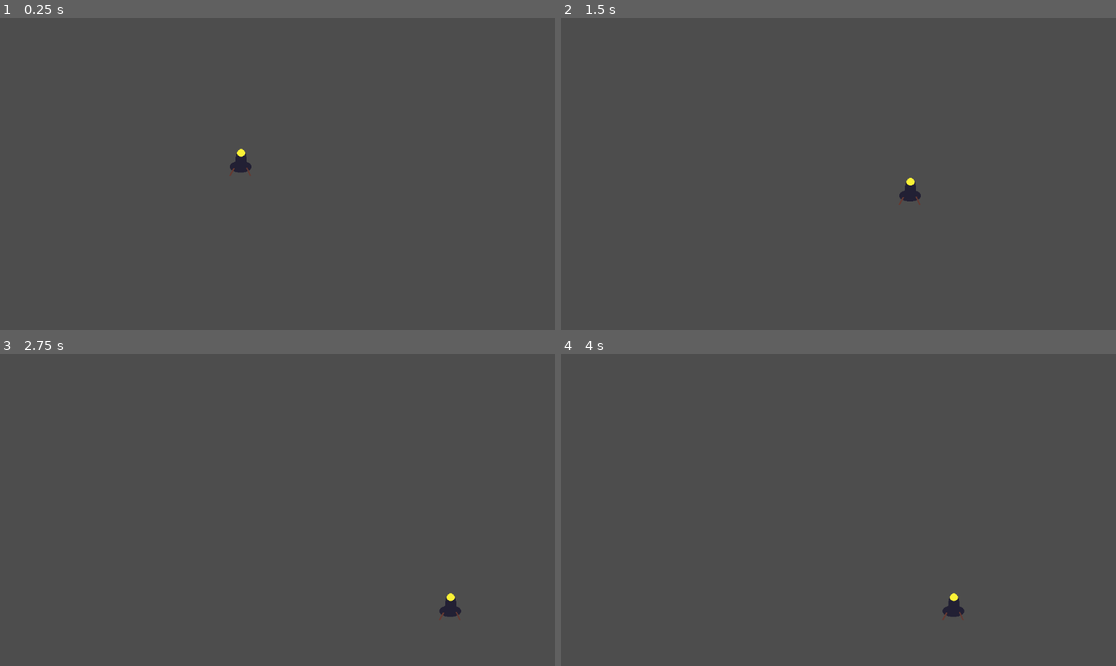
Above: before the commit, frames 1-4 (two rows, left to right).
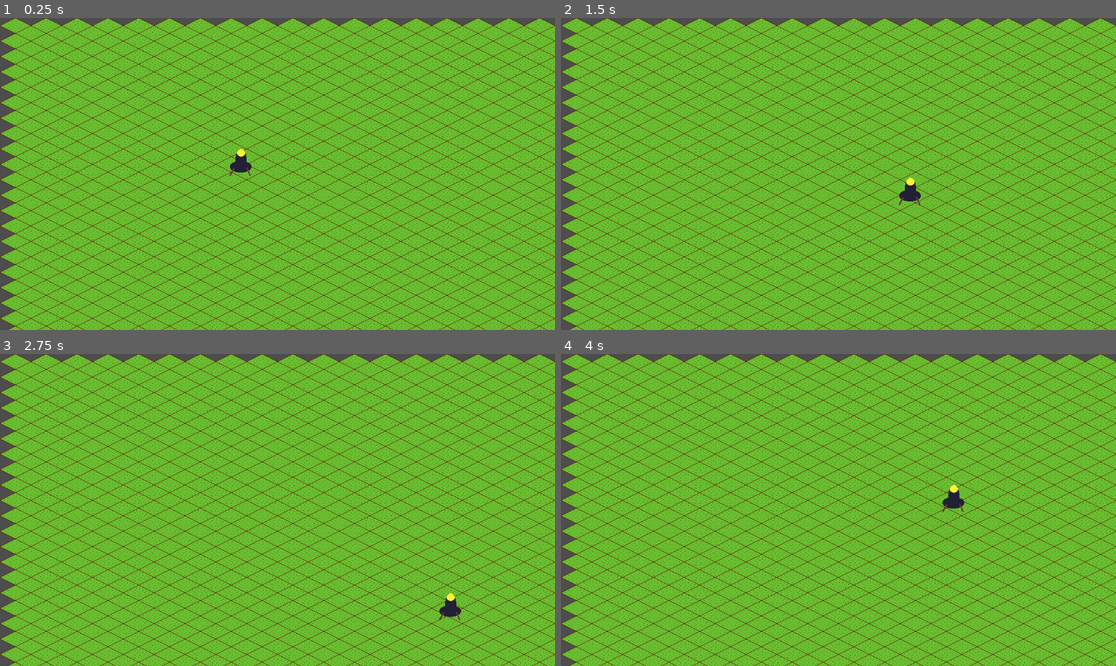
Above: after the commit, the same moments.

Repository: emersonh16/drifterz
Game: Godot game, scene res://src/world.tscn
Two runs of this game, one before a commit and one after it. Both use one fixed random seed, a clock stepped at 60 frames per second and the inputs below.
Inputs:
- Up to frame 1 (0.25 s): no input
- Up to frame 2 (1.5 s): tap Enter at 0.5 s; hold Right (ui_right) 0.53-1.28 s; hold Down (ui_down) from 1.28 s (still down)
- Up to frame 3 (2.75 s): release Down (ui_down) at 2.03 s; hold Right (ui_right) from 2.03 s (still down)
- Up to frame 4 (4 s): release Right (ui_right) at 2.78 s; hold W (ui_up, bound only after the commit) 2.78-3.53 s; hold Left (ui_left) from 3.53 s (still down)

The runs differ from the first frame. In frame 1, 97% of the frame differs, in the area x 0-100%, y 0-100%; in frame 2, 97%; in frame 3, 97%; in frame 4, 98%.

Commit message:
i will always try

Diff:
--- /dev/null
+++ b/World.gd
@@ -0,0 +1,10 @@
+extends Node2D
+
+@onready var world_grid: TileMapLayer = $WorldGrid
+
+func _ready() -> void:
+	# This loops through a 20x20 area and places your ground tile
+	for x in range(80):
+		for y in range(80):
+			# Parameters: (Grid Coordinates, Source ID, Atlas Coordinates)
+			world_grid.set_cell(Vector2i(x, y), 0, Vector2i(0, 0))
--- a/project.godot
+++ b/project.godot
@@ -13,3 +13,41 @@
 config/name="DRIFTERZ"
 run/main_scene="uid://c3cggfyf14ghj"
 config/features=PackedStringArray("4.5", "Forward Plus")
+
+[autoload]
+
+SignalBus="*res://src/core/SignalBus.gd"
+
+[input]
+
+ui_left={
+"deadzone": 0.5,
+"events": [Object(InputEventKey,"resource_local_to_scene":false,"resource_name":"","device":0,"window_id":0,"alt_pressed":false,"shift_pressed":false,"ctrl_pressed":false,"meta_pressed":false,"pressed":false,"keycode":4194319,"physical_keycode":0,"key_label":0,"unicode":0,"location":0,"echo":false,"script":null)
+, Object(InputEventJoypadButton,"resource_local_to_scene":false,"resource_name":"","device":0,"button_index":13,"pressure":0.0,"pressed":false,"script":null)
+, Object(InputEventJoypadMotion,"resource_local_to_scene":false,"resource_name":"","device":0,"axis":0,"axis_value":-1.0,"script":null)
+, Object(InputEventKey,"resource_local_to_scene":false,"resource_name":"","device":-1,"window_id":0,"alt_pressed":false,"shift_pressed":false,"ctrl_pressed":false,"meta_pressed":false,"pressed":false,"keycode":0,"physical_keycode":65,"key_label":0,"unicode":97,"location":0,"echo":false,"script":null)
+]
+}
+ui_right={
+"deadzone": 0.5,
+"events": [Object(InputEventKey,"resource_local_to_scene":false,"resource_name":"","device":0,"window_id":0,"alt_pressed":false,"shift_pressed":false,"ctrl_pressed":false,"meta_pressed":false,"pressed":false,"keycode":4194321,"physical_keycode":0,"key_label":0,"unicode":0,"location":0,"echo":false,"script":null)
+, Object(InputEventJoypadButton,"resource_local_to_scene":false,"resource_name":"","device":0,"button_index":14,"pressure":0.0,"pressed":false,"script":null)
+, Object(InputEventJoypadMotion,"resource_local_to_scene":false,"resource_name":"","device":0,"axis":0,"axis_value":1.0,"script":null)
+, Object(InputEventKey,"resource_local_to_scene":false,"resource_name":"","device":-1,"window_id":0,"alt_pressed":false,"shift_pressed":false,"ctrl_pressed":false,"meta_pressed":false,"pressed":false,"keycode":0,"physical_keycode":68,"key_label":0,"unicode":100,"location":0,"echo":false,"script":null)
+]
+}
+ui_up={
+"deadzone": 0.5,
+"events": [Object(InputEventJoypadButton,"resource_local_to_scene":false,"resource_name":"","device":0,"button_index":11,"pressure":0.0,"pressed":false,"script":null)
+, Object(InputEventJoypadMotion,"resource_local_to_scene":false,"resource_name":"","device":0,"axis":1,"axis_value":-1.0,"script":null)
+, Object(InputEventKey,"resource_local_to_scene":false,"resource_name":"","device":-1,"window_id":0,"alt_pressed":false,"shift_pressed":false,"ctrl_pressed":false,"meta_pressed":false,"pressed":false,"keycode":0,"physical_keycode":87,"key_label":0,"unicode":119,"location":0,"echo":false,"script":null)
+]
+}
+ui_down={
+"deadzone": 0.5,
+"events": [Object(InputEventKey,"resource_local_to_scene":false,"resource_name":"","device":0,"window_id":0,"alt_pressed":false,"shift_pressed":false,"ctrl_pressed":false,"meta_pressed":false,"pressed":false,"keycode":4194322,"physical_keycode":0,"key_label":0,"unicode":0,"location":0,"echo":false,"script":null)
+, Object(InputEventJoypadButton,"resource_local_to_scene":false,"resource_name":"","device":0,"button_index":12,"pressure":0.0,"pressed":false,"script":null)
+, Object(InputEventJoypadMotion,"resource_local_to_scene":false,"resource_name":"","device":0,"axis":1,"axis_value":1.0,"script":null)
+, Object(InputEventKey,"resource_local_to_scene":false,"resource_name":"","device":-1,"window_id":0,"alt_pressed":false,"shift_pressed":false,"ctrl_pressed":false,"meta_pressed":false,"pressed":false,"keycode":0,"physical_keycode":83,"key_label":0,"unicode":115,"location":0,"echo":false,"script":null)
+]
+}
--- /dev/null
+++ b/src/core/CoordConverter.gd
@@ -0,0 +1,6 @@
+extends Node
+class_name CoordConverter
+
+# This math turns a standard 2D point into an Isometric point
+static func to_isometric(vector: Vector2) -> Vector2:
+	return Vector2(vector.x - vector.y, (vector.x + vector.y) * 0.5)
--- /dev/null
+++ b/src/core/SignalBus.gd
@@ -0,0 +1,4 @@
+extends Node
+
+# This allows any part of the game to listen for movement
+signal derelict_moved(new_position: Vector2)
--- a/src/entities/DerelictLogic.gd
+++ b/src/entities/DerelictLogic.gd
@@ -1,14 +1,18 @@
 extends CharacterBody2D
 
-# Points to your physical "Part" file (The Soul)
+# The Soul: Always use the data resource
 @export var stats: Resource = preload("res://src/data/DefaultStats.tres")
 
 func _physics_process(_delta: float) -> void:
-	# 1. Get Direction (This returns 1, -1, or 0 for each axis)
+	# 1. Look for 'Actions' (The Robust Way)
 	var direction: Vector2 = Input.get_vector("ui_left", "ui_right", "ui_up", "ui_down")
 
-	# 2. Set Velocity (Direction multiplied by your static speed of 300)
+	# 2. Set Velocity
 	velocity = direction * stats.max_speed
 
-	# 3. Execute Movement
+	# 3. Move the Body
 	move_and_slide()
+
+	# 4. Broadcast the Position (The SignalBus Way)
+	if velocity != Vector2.ZERO:
+		SignalBus.derelict_moved.emit(global_position)
--- a/src/world.tscn
+++ b/src/world.tscn
@@ -1,8 +1,24 @@
-[gd_scene load_steps=2 format=3 uid="uid://c3cggfyf14ghj"]
+[gd_scene load_steps=6 format=3 uid="uid://c3cggfyf14ghj"]
 
+[ext_resource type="Script" uid="uid://bp1c45262n86m" path="res://World.gd" id="1_0qwtu"]
 [ext_resource type="PackedScene" uid="uid://dsksrds112u2s" path="res://src/entities/DerelictLogic.tscn" id="1_tp5op"]
+[ext_resource type="Texture2D" uid="uid://bqkb4sb6pdwp4" path="res://src/sprites/meadow2.png" id="2_xlegt"]
+
+[sub_resource type="TileSetAtlasSource" id="TileSetAtlasSource_0qwtu"]
+texture = ExtResource("2_xlegt")
+texture_region_size = Vector2i(64, 32)
+0:0/0 = 0
+
+[sub_resource type="TileSet" id="TileSet_t101k"]
+tile_shape = 1
+tile_size = Vector2i(64, 32)
+sources/0 = SubResource("TileSetAtlasSource_0qwtu")
 
 [node name="World" type="Node2D"]
+script = ExtResource("1_0qwtu")
+
+[node name="WorldGrid" type="TileMapLayer" parent="."]
+tile_set = SubResource("TileSet_t101k")
 
 [node name="DerelictLogic" parent="." instance=ExtResource("1_tp5op")]
 position = Vector2(500, 300)
Not shown, added: World.gd.uid
Not shown, added: src/core/CoordConverter.gd.uid
Not shown, added: src/core/SignalBus.gd.uid
Binary file added: src/sprites/meadow2.png
Not shown, added: src/sprites/meadow2.png.import
